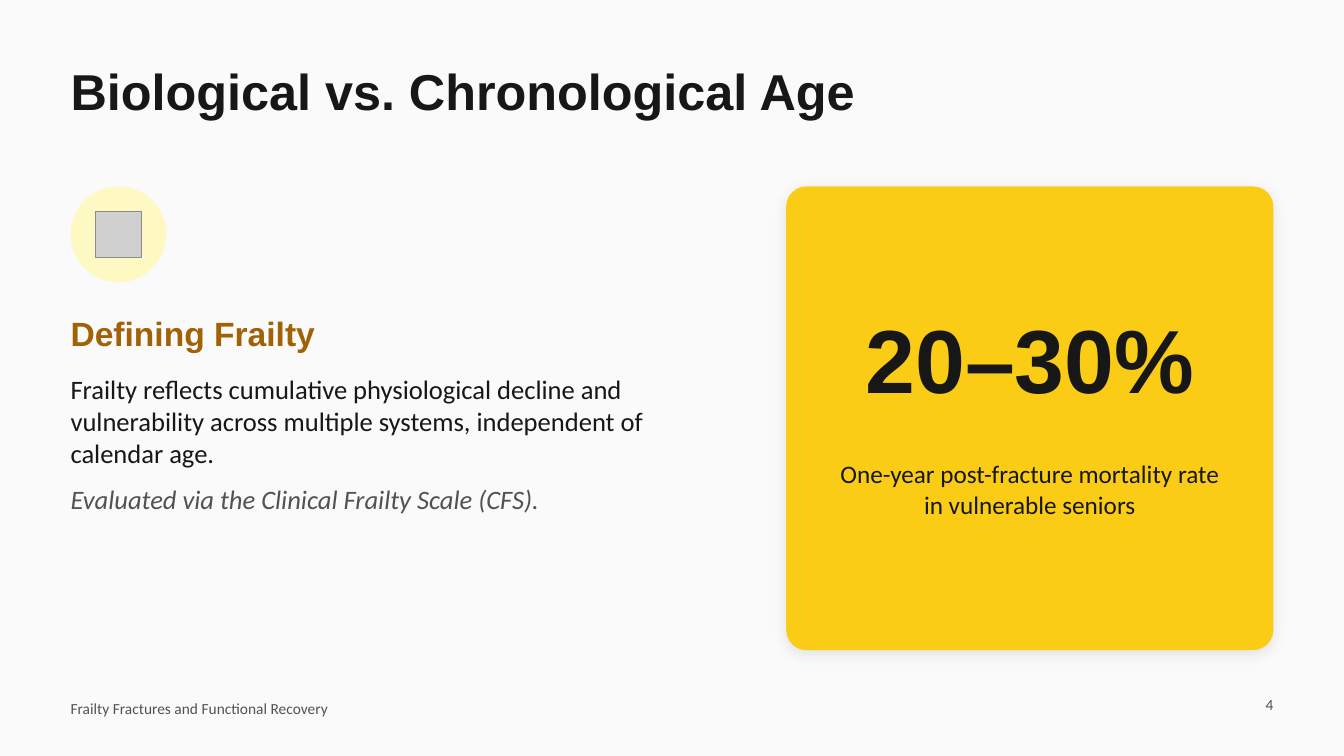
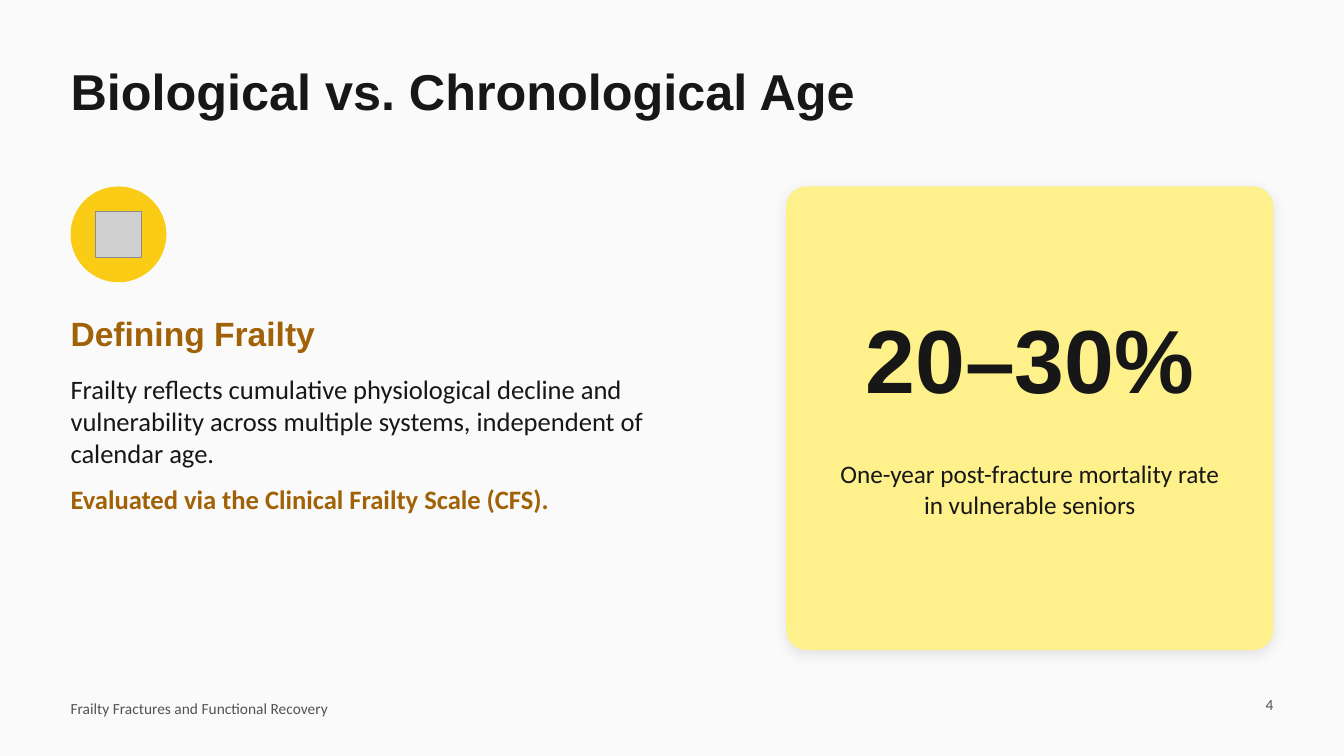
Before and after one commit to Anithmanasae/Serve-Smart-software, a slide deck: slide 4 of Frailty_Fractures_and_Functional_Recovery.pptx. Drawn at 1344x756 pixels with LibreOffice and Linux fonts; fonts in the diff are those of the drawing; grey boxes stand for pictures. Boxes give left, top, right and bottom in pixels: in the first picture for what was removed or moved away, otherwise in the second. Text is boxed around its words. In the diff, an @@ line names an element or a change of style, - is before the commit and + after.

```diff
--- a/Frailty_Fractures_and_Functional_Recovery.pptx
+++ b/Frailty_Fractures_and_Functional_Recovery.pptx
@@ ellipse at bbox=[71, 187, 166, 282]: fill #FEF9C3 to #FACC15 @@
@@ rounded rectangle at bbox=[786, 187, 1273, 650]: fill #FACC15 to #FEF08A @@
@@ text at bbox=[71, 489, 549, 514]: text colour #525252 to #A16207, bold on, italic off in "Evaluated via the Clinical Frailty Scale (CFS)." @@
```
Also in this commit, not shown: 15 other slides changed.
